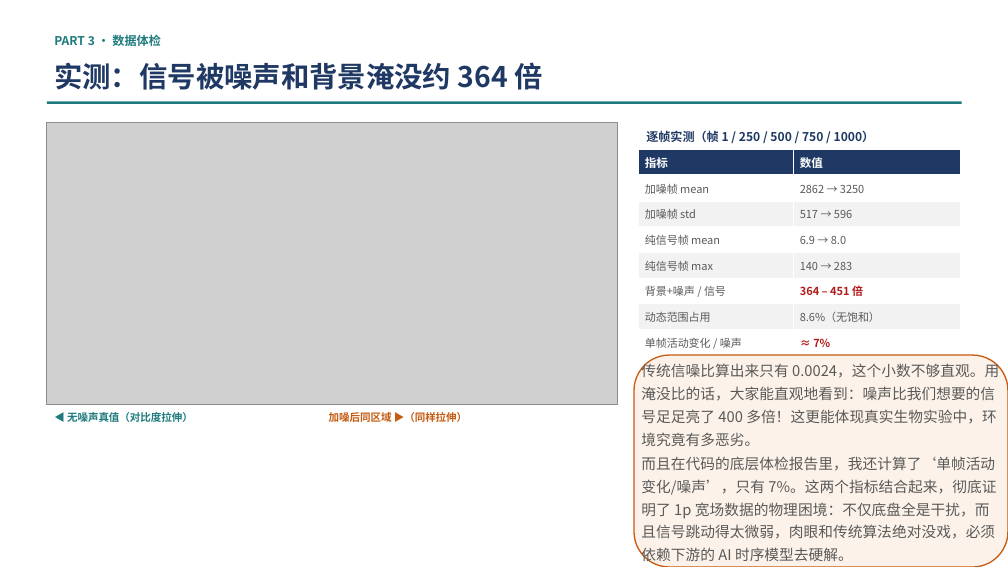
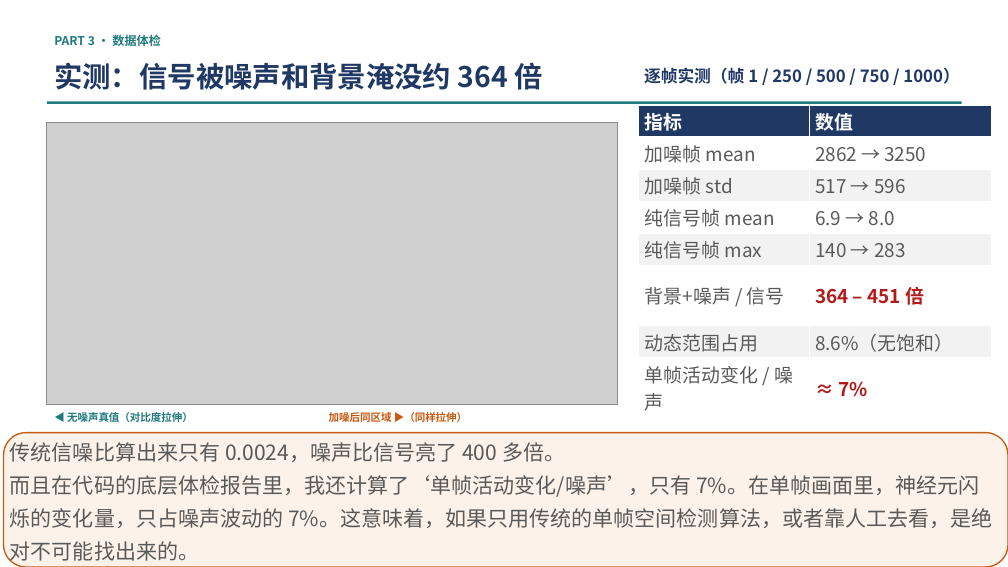
Before and after one commit to hyx0320/NAOMi1p, a slide deck: slide 5 of NAOMi1p_虚拟数据生成_深度复盘.pptx (slide 6 before the commit). Drawn at 1008x567 pixels with LibreOffice and Linux fonts; fonts in the diff are those of the drawing; grey boxes stand for pictures. Boxes give left, top, right and bottom in pixels: in the first picture for what was removed or moved away, otherwise in the second. Text is boxed around its words. In the diff, an @@ line names an element or a change of style, - is before the commit and + after.

```diff
--- a/NAOMi1p_虚拟数据生成_深度复盘.pptx
+++ b/NAOMi1p_虚拟数据生成_深度复盘.pptx
@@ text "逐帧实测（帧 1 / 250 / ...": place and size @@
-text "逐帧实测（帧 1 / 250 / ..." at bbox=[646, 130, 875, 142]
+text "逐帧实测（帧 1 / 250 / ..." at bbox=[644, 67, 960, 84]
@@ text "逐帧实测（帧 1 / 250 / ..." at bbox=[644, 67, 960, 84]: size 11.5 to 16 pt @@
@@ table at bbox=[639, 106, 992, 419] @@
@@ size 11 to 18 pt in "指标", "数值" @@
@@ size 10.5 to 18 pt @@
@@ table: place and size @@
-table at bbox=[639, 150, 960, 355]
+table at bbox=[639, 106, 992, 419]
@@ rounded rectangle: place and size @@
-rounded rectangle at bbox=[634, 355, 1008, 567]
+rounded rectangle at bbox=[4, 433, 1008, 567]
@@ text at bbox=[10, 439, 992, 564]: text changed; size 14 to 20 pt @@
-传统信噪比算出来只有 0.0024，这个小数不够直观。用淹没比的话，大家能直观地看到：噪声比我们想要的信号足足亮了 400 多倍！这更能体现真实生物实验中，环境究竟有多恶劣。
-而且在代码的底层体检报告里，我还计算了‘单帧活动变化/噪声’，只有 7%。这两个指标结合起来，彻底证明了 1p 宽场数据的物理困境：不仅底盘全是干扰，而且信号跳动得太微弱，肉眼和传统算法绝对没戏，必须依赖下游的 AI 时序模型去硬解。
+传统信噪比算出来只有 0.0024，噪声比信号亮了 400 多倍。
+而且在代码的底层体检报告里，我还计算了‘单帧活动变化/噪声’，只有 7%。在单帧画面里，神经元闪烁的变化量，只占噪声波动的 7%。这意味着，如果只用传统的单帧空间检测算法，或者靠人工去看，是绝对不可能找出来的。
```
Also in this commit, not shown: 13 other slides changed, 1 slide added, 4 slides removed.
